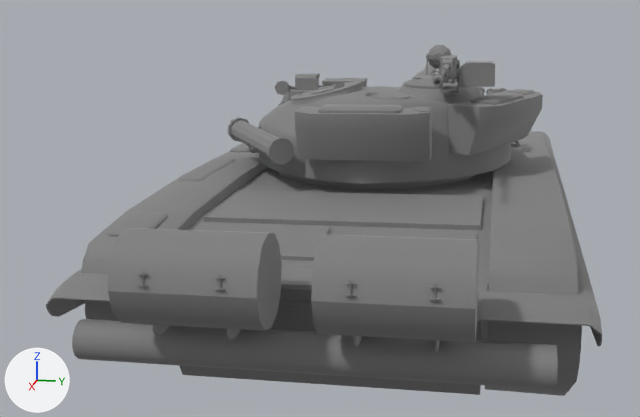
A saved change to the glTF model tools/source_models/t72_rambo.glb.
Before and after are seen from a camera (50 mm lens) standing at (8.47, 1.07, 3.06) and looking at (-0.56, -0.74, 0.8). The axes (+X, +Y, +Z) are drawn at lower left. The lights are the same throughout. The first picture is the older version. Vertices at exactly the same position are counted once.

Objects in the first picture: 'Hull', 'Track_L', 'Track_R', 'Turret' and 1 more.
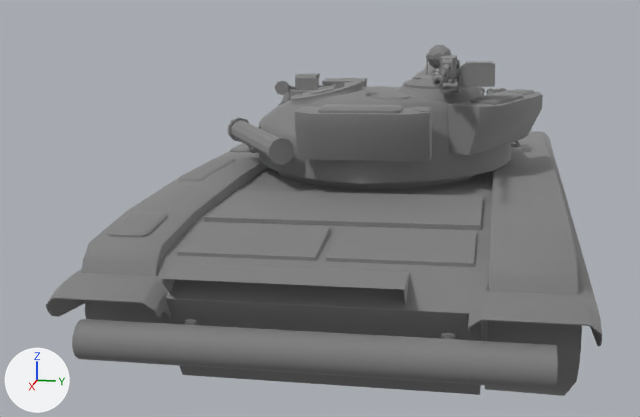
Patch to the scene script:
```diff
--- a/tools/source_models/t72_rambo.glb.py
+++ b/tools/source_models/t72_rambo.glb.py
@@ me_hull @@
 # used by ob_hull; location = (0.0, 0.0, 0.0)
-me_hull.from_pydata(...)  # 2947 vertices, 5011 faces; spans x -3.08..4.1, y -1.77..1.72, z 0.43..1.76
+me_hull.from_pydata(...)  # 2457 vertices, 4211 faces; spans x -3.08..3.71, y -1.77..1.72, z 0.43..1.57
+# me_hull part 1: 26 loose pieces with 488 vertices, spanning x 3.31..4.1, y -1.02..1.01, z 1.01..1.76, are deleted
+# me_hull part 2
+# 2 vertices are removed from x 3.58..3.59, y -1.46..1.46, z 0.91..0.97
+# 55 faces are deleted
+# 4 vertices move within x 3.32..3.44, y -1.65..0.26, z 0.92..1.21
+# 23 new faces join them
+# other edits to the shape of me_hull do not show in these pictures
 me_hull.materials.append(mat_material_0)
```

What differs and where, as boxes (x1, y1, x2, y2) in the pictures (640 x 417 px; the box of a moved part takes in the faces that stretch with it):
part 1 of me_hull, deleted
    before: (108, 228, 479, 352)
part 2 of me_hull, moved or reshaped
    before: (47, 273, 312, 303)
    after: (47, 273, 76, 303)
